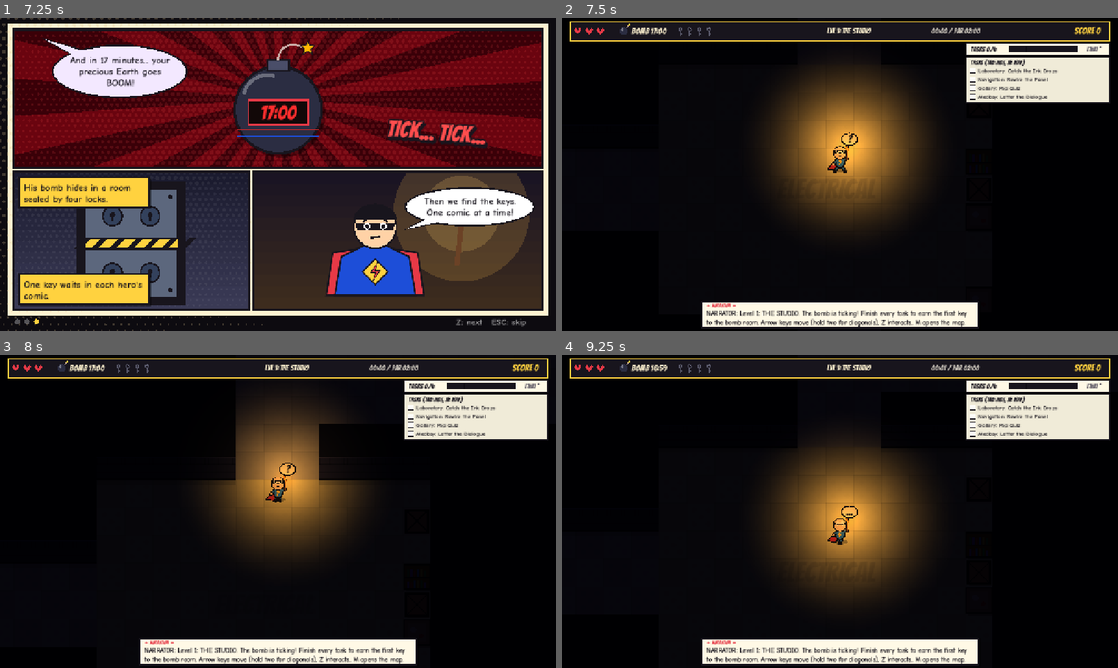
Above: before the commit, frames 1-4 (two rows, left to right).
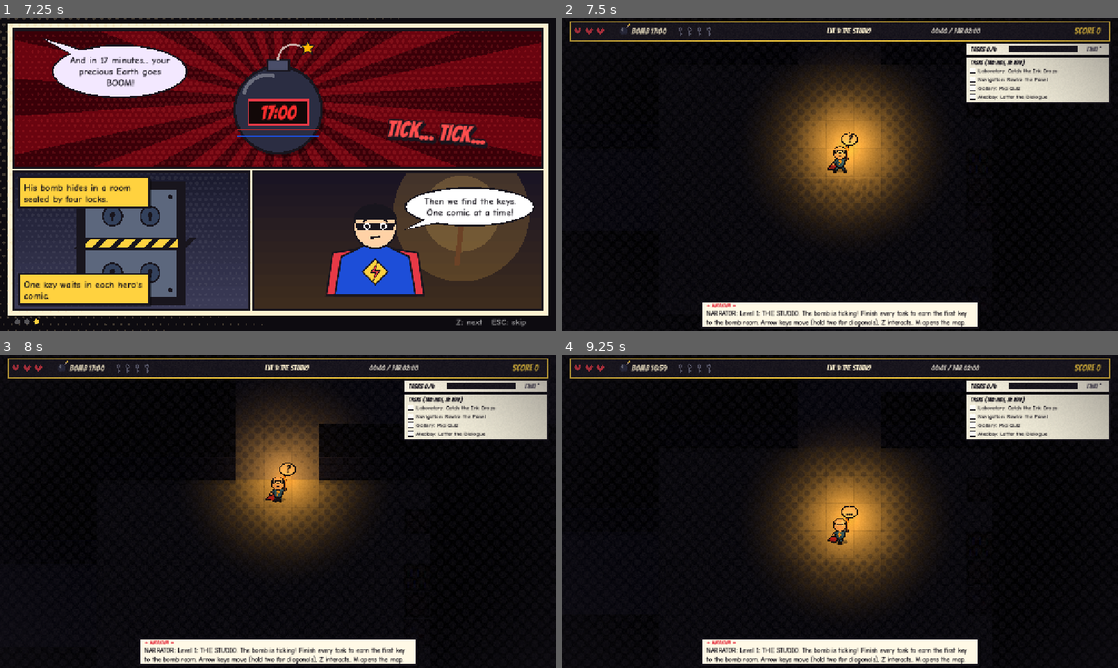
Above: after the commit, the same moments.

Repository: SankeerthNara/TGC-Game-Jam
Game: Godot game, scene res://scenes/main/main.tscn
Same seed, same stepped clock (60 frames per second), same inputs: the game is played once before the commit and once after it.
Inputs (mouse positions are in pixels of both pictures, inside the frame that each line leads up to):
- Up to frame 1 (7.25 s): click "START READING" at 0.5 s; tap Enter at 1.25 s; move the mouse to (400, 158) at 1.27 s; hold Right 1.28-2 s; hold Shift 1.28-2 s; click (400, 158) at 1.42 s; tap Space at 1.52, 1.82, 4.52, 4.82 s; drag from (166, 190) to (250, 237) at 2.02 s; move the mouse to (333, 105) at 2.77 s; hold Right 2.78-3.5 s; tap K at 2.85 s; click (333, 105) at 2.92 s; drag from (250, 237) to (111, 127) at 3.52 s; move the mouse to (444, 221) at 4.27 s; hold Left 4.28-5 s; tap M at 4.35 s; click (444, 221) at 4.42 s; drag from (111, 127) to (194, 96) at 5.02 s; move the mouse to (305, 174) at 5.77 s; hold Down 5.78-6.5 s; tap Z at 5.85 s; click (305, 174) at 5.92 s; drag from (194, 96) to (166, 190) at 6.52 s
- Up to frame 2 (7.5 s): move the mouse to (962, 158) at 7.27 s; hold Up from 7.28 s (still down); tap Enter at 7.35 s; click (962, 158) at 7.42 s
- Up to frame 3 (8 s): keep holding Up; tap Space at 7.52, 7.82 s
- Up to frame 4 (9.25 s): release Up at 8 s; drag from (840, 511) to (812, 574) at 8.02 s; move the mouse to (895, 442) at 8.77 s; hold Down from 8.78 s (still down); tap 1 at 8.85 s; click (895, 442) at 8.92 s

Frame 1 is identical in both runs. In frame 2, 2.4% of the frame differs, in the area x 1-99%, y 1-61%; in frame 3, 2.3%; in frame 4, 2.4%.

Commit message:
ui: light comic screen shader with halftone shadows, paper grain, ink vignette, flash and shake

Diff:
--- /dev/null
+++ b/new-game-project/assets/shaders/comic_screen.gdshader
@@ -0,0 +1,53 @@
+shader_type canvas_item;
+
+uniform sampler2D screen_texture : hint_screen_texture, filter_linear_mipmap;
+uniform float halftone_strength : hint_range(0.0, 1.0) = 0.35;
+uniform float grain_strength : hint_range(0.0, 0.2) = 0.035;
+uniform float vignette_strength : hint_range(0.0, 1.0) = 0.45;
+uniform vec4 flash_color : source_color = vec4(0.9, 0.15, 0.2, 1.0);
+uniform float flash_amount : hint_range(0.0, 1.0) = 0.0;
+uniform vec2 shake_offset = vec2(0.0, 0.0);
+
+// Ink color constant: #18151d
+const vec3 INK_COLOR = vec3(0.094, 0.082, 0.114);
+
+float hash(vec2 p) {
+	return fract(sin(dot(p, vec2(127.1, 311.7))) * 43758.5453123);
+}
+
+void fragment() {
+	vec2 uv = SCREEN_UV + shake_offset;
+	vec4 src = texture(screen_texture, uv);
+
+	// 1. Luminance calculation
+	float lum = dot(src.rgb, vec3(0.299, 0.587, 0.114));
+
+	// 2. Subtle Halftone in dark areas
+	// Screen-space rotated grid
+	vec2 fc = FRAGCOORD.xy;
+	float angle = 0.785398; // 45 degrees
+	mat2 rot = mat2(vec2(cos(angle), -sin(angle)), vec2(sin(angle), cos(angle)));
+	vec2 rot_coord = rot * fc;
+	vec2 dot_grid = mod(rot_coord, 8.0) - vec2(4.0);
+	float dist = length(dot_grid);
+
+	// Dots appear in dark to mid-tone areas
+	float dark_mask = smoothstep(0.7, 0.15, lum);
+	float dot_radius = dark_mask * 3.2;
+	float dot_factor = smoothstep(dot_radius + 0.5, dot_radius - 0.5, dist);
+	vec3 halftone_rgb = mix(src.rgb, INK_COLOR, dot_factor * halftone_strength * dark_mask);
+
+	// 3. Paper Grain
+	float grain = (hash(fc) - 0.5) * grain_strength;
+	vec3 grained_rgb = halftone_rgb + vec3(grain * 1.1, grain * 1.0, grain * 0.85);
+
+	// 4. Ink Vignette
+	vec2 v_uv = (uv - 0.5) * vec2(1.0, 0.85);
+	float vig = smoothstep(0.35, 0.72, length(v_uv)) * vignette_strength;
+	vec3 final_rgb = mix(grained_rgb, INK_COLOR, vig);
+
+	// 5. Short Color Flash
+	final_rgb = mix(final_rgb, flash_color.rgb, flash_amount * flash_color.a);
+
+	COLOR = vec4(final_rgb, 1.0);
+}
--- a/new-game-project/ui/comic_ui.gd
+++ b/new-game-project/ui/comic_ui.gd
@@ -15,6 +15,7 @@
 
 const TEX_BURST_TWIST := preload("res://assets/art/comic_burst_twist.png")
 const TEX_BURST_SOLVED := preload("res://assets/art/comic_burst_solved.png")
+const SHADER_COMIC_SCREEN := preload("res://assets/shaders/comic_screen.gdshader")
 
 var _caption_label: Label
 var _level_label: Label
@@ -28,6 +29,8 @@
 var _info_box: Control
 var _action_bar: Control
 var _end_modal: Control
+var _fx_layer: CanvasLayer
+var _fx_mat: ShaderMaterial
 
 var _audio_players: Dictionary = {}
 var _bgm: AudioStreamPlayer
@@ -42,6 +45,7 @@
 func _ready() -> void:
 	layer = 10
 	process_mode = Node.PROCESS_MODE_ALWAYS
+	_setup_screen_fx()
 	_setup_audio()
 	_build_ui()
 	_connect_event_bus()
@@ -101,6 +105,8 @@
 	eb.panel_swapped.connect(_on_panel_swapped)
 	eb.mirror_toggled.connect(_on_mirror_toggled)
 	eb.game_state_changed.connect(_on_game_state_changed)
+	eb.sabotage_failed.connect(_on_sabotage_failed)
+	eb.player_died.connect(_on_player_died)
 
 
 func _build_ui() -> void:
@@ -544,6 +550,8 @@
 
 func _on_game_state_changed(state: String) -> void:
 	_hud_root.visible = state != "menu"
+	if _fx_layer:
+		_fx_layer.visible = state != "menu"
 	var in_puzzle := state == "playing"
 	_info_box.visible = in_puzzle
 	_action_bar.visible = in_puzzle
@@ -627,3 +635,56 @@
 	tw.tween_interval(duration)
 	tw.tween_property(_banner_rect, "scale", Vector2.ZERO, 0.2)
 	tw.tween_callback(func() -> void: _banner_rect.visible = false)
+
+func _setup_screen_fx() -> void:
+	_fx_layer = CanvasLayer.new()
+	_fx_layer.layer = 8
+	_fx_layer.visible = false
+	add_child(_fx_layer)
+
+	var fx_rect := ColorRect.new()
+	fx_rect.set_anchors_preset(Control.PRESET_FULL_RECT)
+	fx_rect.mouse_filter = Control.MOUSE_FILTER_IGNORE
+	_fx_mat = ShaderMaterial.new()
+	_fx_mat.shader = SHADER_COMIC_SCREEN
+	fx_rect.material = _fx_mat
+	_fx_layer.add_child(fx_rect)
+
+
+func _screen_flash_and_shake(color: Color, duration: float, intensity: float) -> void:
+	if not _fx_mat:
+		return
+	_fx_mat.set_shader_parameter("flash_color", color)
+	_fx_mat.set_shader_parameter("flash_amount", 1.0)
+
+	var tw := create_tween()
+	tw.tween_method(func(v: float) -> void:
+		if _fx_mat:
+			_fx_mat.set_shader_parameter("flash_amount", v),
+		1.0, 0.0, duration
+	).set_trans(Tween.TRANS_QUAD).set_ease(Tween.EASE_OUT)
+
+	var shake_tw := create_tween()
+	var steps := 8
+	var step_time := duration / float(steps)
+	for i in steps:
+		var decay := 1.0 - float(i) / float(steps)
+		var ox := (randf() * 2.0 - 1.0) * intensity * decay * 0.015
+		var oy := (randf() * 2.0 - 1.0) * intensity * decay * 0.015
+		shake_tw.tween_method(func(offset: Vector2) -> void:
+			if _fx_mat:
+				_fx_mat.set_shader_parameter("shake_offset", offset),
+			Vector2(ox, oy), Vector2.ZERO, step_time
+		)
+	shake_tw.tween_callback(func() -> void:
+		if _fx_mat:
+			_fx_mat.set_shader_parameter("shake_offset", Vector2.ZERO)
+	)
+
+
+func _on_sabotage_failed(_name: String, _hp_left: int) -> void:
+	_screen_flash_and_shake(Color("e63946"), 0.45, 1.2)
+
+
+func _on_player_died() -> void:
+	_screen_flash_and_shake(Color("18151d"), 0.65, 1.8)
